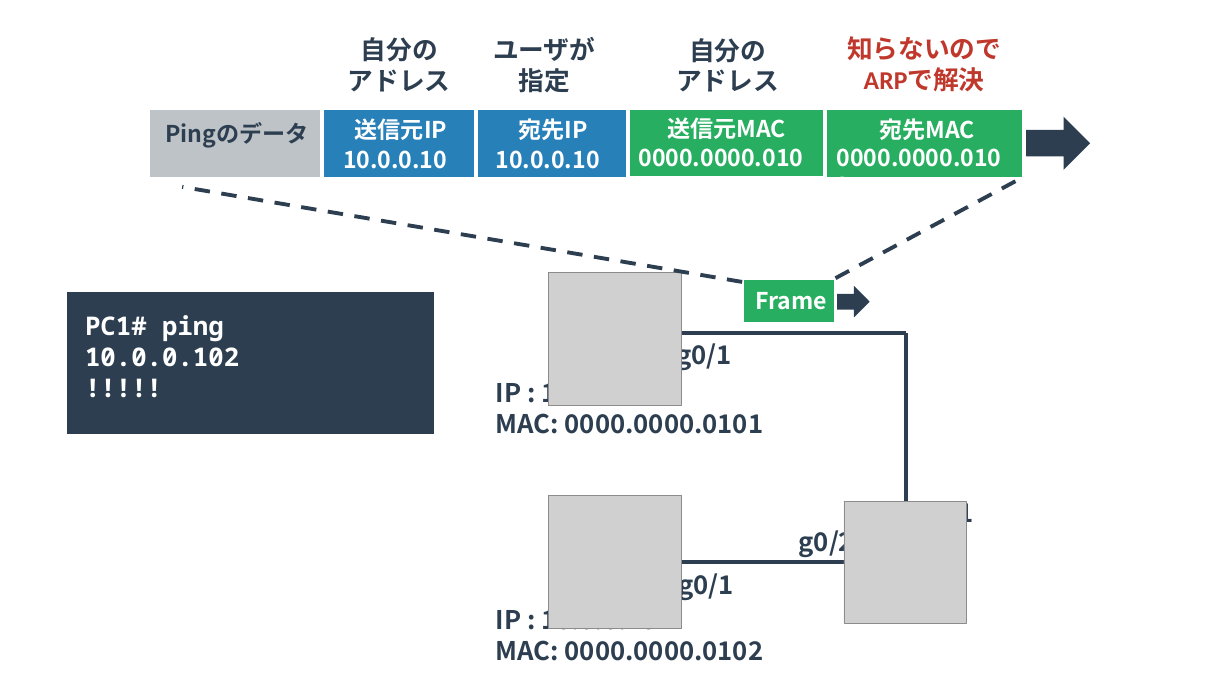
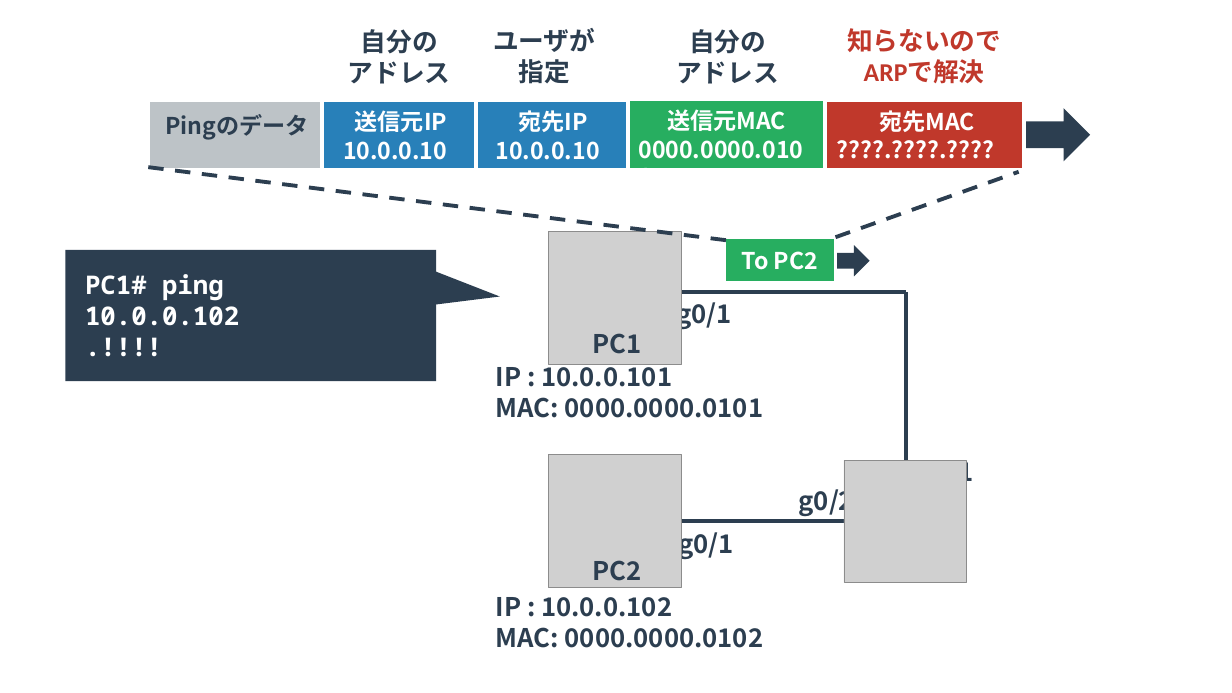
Before and after one commit to yuichi110/www.yuichi.com-network, a slide deck: slide 10 of slides/0025.pptx. Drawn at 1232x693 pixels with LibreOffice and Linux fonts; fonts in the diff are those of the drawing; grey boxes stand for pictures. Boxes give left, top, right and bottom in pixels: in the first picture for what was removed or moved away, otherwise in the second. Text is boxed around its words. In the diff, an @@ line names an element or a change of style, - is before the commit and + after.

```diff
--- a/slides/0025.pptx
+++ b/slides/0025.pptx
@@ 12 texts, 5 rectangles, 1 left arrow moved together from (x1=149, y1=36, x2=1090, y2=636) to (x1=149, y1=28, x2=1090, y2=617) @@
@@ rectangle at (x1=825, y1=100, x2=1025, y2=170): fill #27AE60 to #C0382B @@
@@ 5 texts, 3 pictures, 3 lines, 1 left arrow moved together from (x1=85, y1=150, x2=974, y2=628) to (x1=85, y1=141, x2=974, y2=588) @@
@@ text at (x1=85, y1=141, x2=447, y2=301): text changed @@
-!!!!!
+.!!!!
@@ line moved from (742, 282) - (182, 187) to (726, 240) - (147, 167) @@
@@ line moved from (836, 278) - (1021, 178) to (836, 238) - (1019, 172) @@
@@ rectangle resized from (x1=742, y1=278, x2=836, y2=323) to (x1=725, y1=238, x2=836, y2=283) @@
@@ speech box added at (x1=66, y1=250, x2=436, y2=381), fill #2C3E50 @@
@@ text at (x1=742, y1=251, x2=818, y2=270): text changed @@
-Frame
+To PC2
@@ rectangle removed at (x1=65, y1=290, x2=436, y2=436) @@
@@ text "IP : 10.0.0.101" rewrapped from (x1=85, y1=347, x2=559, y2=434) to (x1=85, y1=306, x2=559, y2=418) @@
@@ text added at (x1=593, y1=333, x2=642, y2=354), 20 pt, text #2C3E50, bold @@
+PC1
@@ text added at (x1=593, y1=560, x2=642, y2=581), 20 pt, text #2C3E50, bold @@
+PC2
@@ text "IP : 10.0.0.102" rewrapped from (x1=496, y1=610, x2=559, y2=661) to (x1=496, y1=597, x2=764, y2=648) @@
@@ text at (x1=565, y1=641, x2=764, y2=661): text changed @@
-0000.0000.0102
+????.????.????
```
Also in this commit, not shown: 3 other slides changed, 1 slide added, 1 other file.
